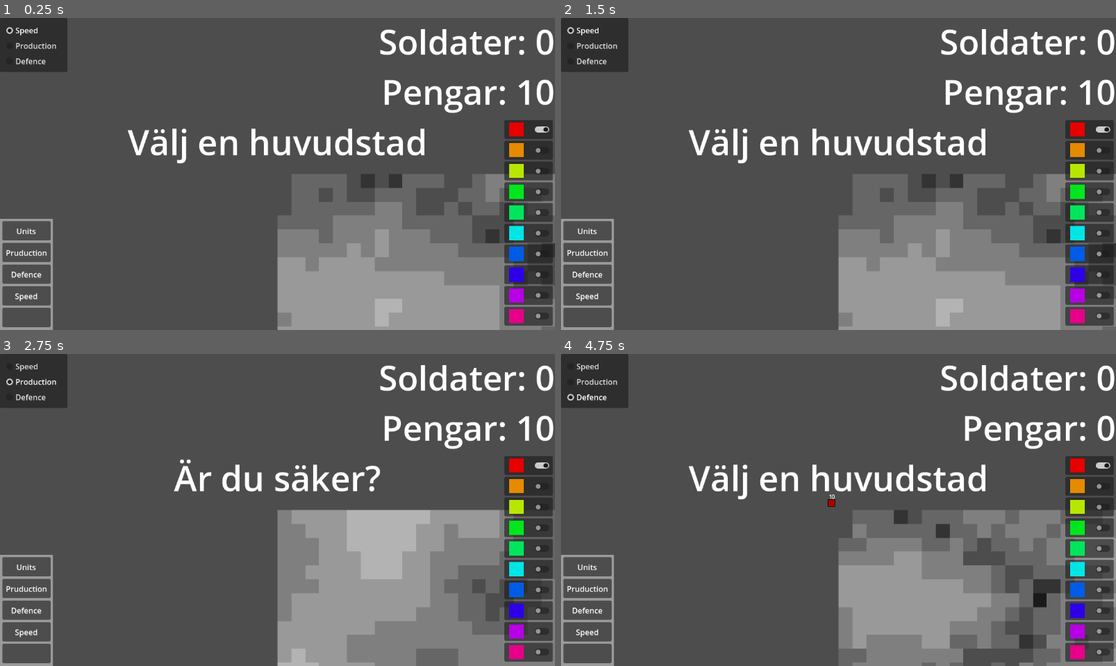
Above: before the commit, frames 1-4 (two rows, left to right).
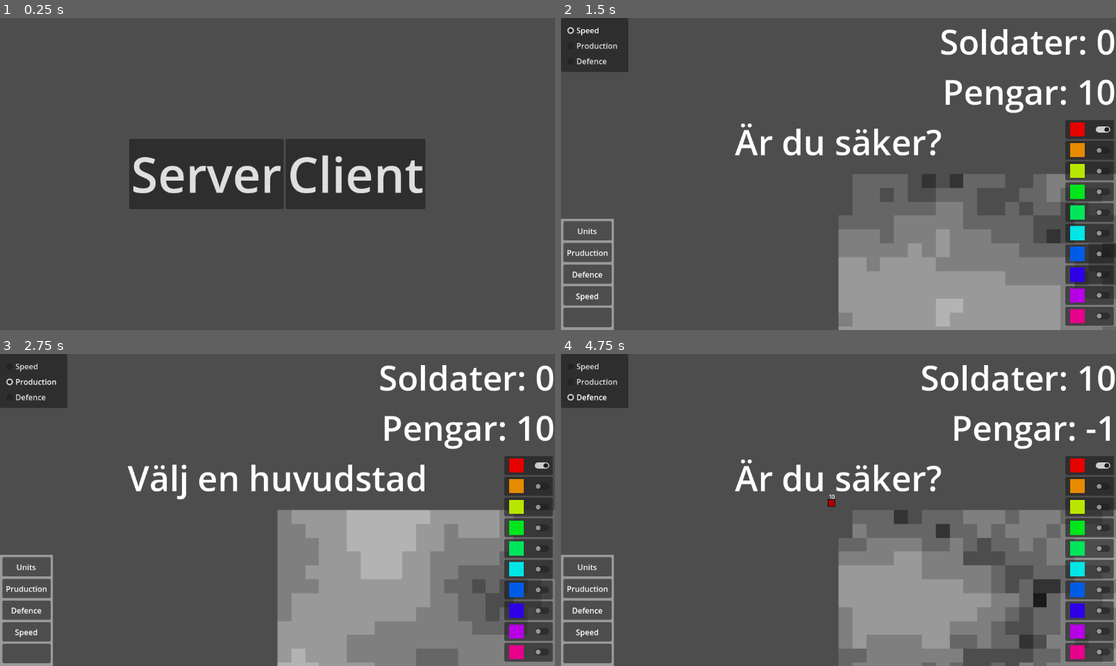
Above: after the commit, the same moments.

Repository: Kasperuz/Stratergi-Spel
Game: Godot game, scene res://multiplayer_selector.tscn
Two runs of this game, one before a commit and one after it. Both use one fixed random seed, a clock stepped at 60 frames per second and the inputs below. Before the commit the project starts from res://Game World.tscn.
Inputs (mouse positions are in pixels of both pictures, inside the frame that each line leads up to):
- Up to frame 1 (0.25 s): no input
- Up to frame 2 (1.5 s): click (766, 174) at 0.5 s, where only the run after the commit has a clickable "Server"; click "Speed" at 1.25 s
- Up to frame 3 (2.75 s): click "Production" at 2 s
- Up to frame 4 (4.75 s): click "Defence" at 2.75 s; click (1104, 466) at 3.52 s; click (588, 566) at 4.25 s

The runs differ from the first frame. In frame 1, 37% of the frame differs, in the area x 0-100%, y 0-100%; in frame 2, 2.1%; in frame 3, 2.1%; in frame 4, 4.3%.

Commit message:
test

Diff:
--- a/Game World.tscn
+++ b/Game World.tscn
@@ -193,6 +193,8 @@
 autostart = true
 script = ExtResource("9_1jmm2")
 
+[node name="MultiplayerSynchronizer" type="MultiplayerSynchronizer" parent="."]
+
 [connection signal="timeout" from="Pruduktion" to="Pruduktion" method="_on_timeout"]
 
 [editable path="CanvasLayer/Ui"]
--- /dev/null
+++ b/Multiplayer selector.gd
@@ -0,0 +1,13 @@
+extends Control
+
+
+var värde = 0
+
+func _on_server_pressed():
+	MultiplayerManager.createServer()
+	get_tree().change_scene_to_file("res://Game World.tscn")
+
+
+func _on_client_pressed():
+	MultiplayerManager.createClient()
+	get_tree().change_scene_to_file("res://Game World.tscn")
--- a/Ui/Displayers/goldDisplay.tscn
+++ b/Ui/Displayers/goldDisplay.tscn
@@ -1,4 +1,9 @@
-[gd_scene format=3 uid="uid://n4t4hypx42pt"]
+[gd_scene load_steps=2 format=3 uid="uid://n4t4hypx42pt"]
+
+[sub_resource type="SceneReplicationConfig" id="SceneReplicationConfig_y3jro"]
+properties/0/path = NodePath("Label:text")
+properties/0/spawn = true
+properties/0/sync = true
 
 [node name="Pengar" type="Control"]
 layout_mode = 3
@@ -17,3 +22,6 @@
 grow_horizontal = 0
 theme_override_font_sizes/font_size = 71
 text = "Pengar: 0"
+
+[node name="MultiplayerSynchronizer" type="MultiplayerSynchronizer" parent="."]
+replication_config = SubResource("SceneReplicationConfig_y3jro")
--- /dev/null
+++ b/multiplayer_manager.gd
@@ -0,0 +1,24 @@
+extends Node
+
+var multiplayer_peer = ENetMultiplayerPeer.new()
+
+
+const port = 9999
+const address = "localhost"
+
+var conected_peer_ids = []
+
+
+func createClient():
+	multiplayer_peer.create_client(address,port)
+	multiplayer.multiplayer_peer = multiplayer_peer
+	conected_peer_ids.append(multiplayer_peer.get_unique_id())
+
+func createServer():
+	multiplayer_peer.create_server(port)
+	multiplayer.multiplayer_peer = multiplayer_peer
+	conected_peer_ids.append(1)
+
+#	multiplayer_peer.peer_connected.connect(
+#		func(new_peer_id):
+#			add_player_character(new_peer_id))
--- /dev/null
+++ b/multiplayer_selector.tscn
@@ -0,0 +1,39 @@
+[gd_scene load_steps=2 format=3 uid="uid://d4d7gqjabkhpw"]
+
+[ext_resource type="Script" path="res://Multiplayer selector.gd" id="1_6p5e2"]
+
+[node name="Multiplayer selector" type="Control"]
+layout_mode = 3
+anchors_preset = 15
+anchor_right = 1.0
+anchor_bottom = 1.0
+grow_horizontal = 2
+grow_vertical = 2
+script = ExtResource("1_6p5e2")
+
+[node name="HBoxContainer" type="HBoxContainer" parent="."]
+layout_mode = 1
+anchors_preset = 8
+anchor_left = 0.5
+anchor_top = 0.5
+anchor_right = 0.5
+anchor_bottom = 0.5
+offset_left = -308.0
+offset_top = -73.0
+offset_right = 308.0
+offset_bottom = 73.0
+grow_horizontal = 2
+grow_vertical = 2
+
+[node name="server" type="Button" parent="HBoxContainer"]
+layout_mode = 2
+theme_override_font_sizes/font_size = 101
+text = "Server"
+
+[node name="Client" type="Button" parent="HBoxContainer"]
+layout_mode = 2
+theme_override_font_sizes/font_size = 101
+text = "Client"
+
+[connection signal="pressed" from="HBoxContainer/server" to="." method="_on_server_pressed"]
+[connection signal="pressed" from="HBoxContainer/Client" to="." method="_on_client_pressed"]
--- a/project.godot
+++ b/project.godot
@@ -11,9 +11,13 @@
 [application]
 
 config/name="Stratergi spel"
-run/main_scene="res://Game World.tscn"
+run/main_scene="res://multiplayer_selector.tscn"
 config/features=PackedStringArray("4.0", "Forward Plus")
 config/icon="res://icon.svg"
+
+[autoload]
+
+MultiplayerManager="*res://multiplayer_manager.gd"
 
 [dotnet]
 
Not shown, added: ToDo.txt
Not shown, added: export_presets.cfg
